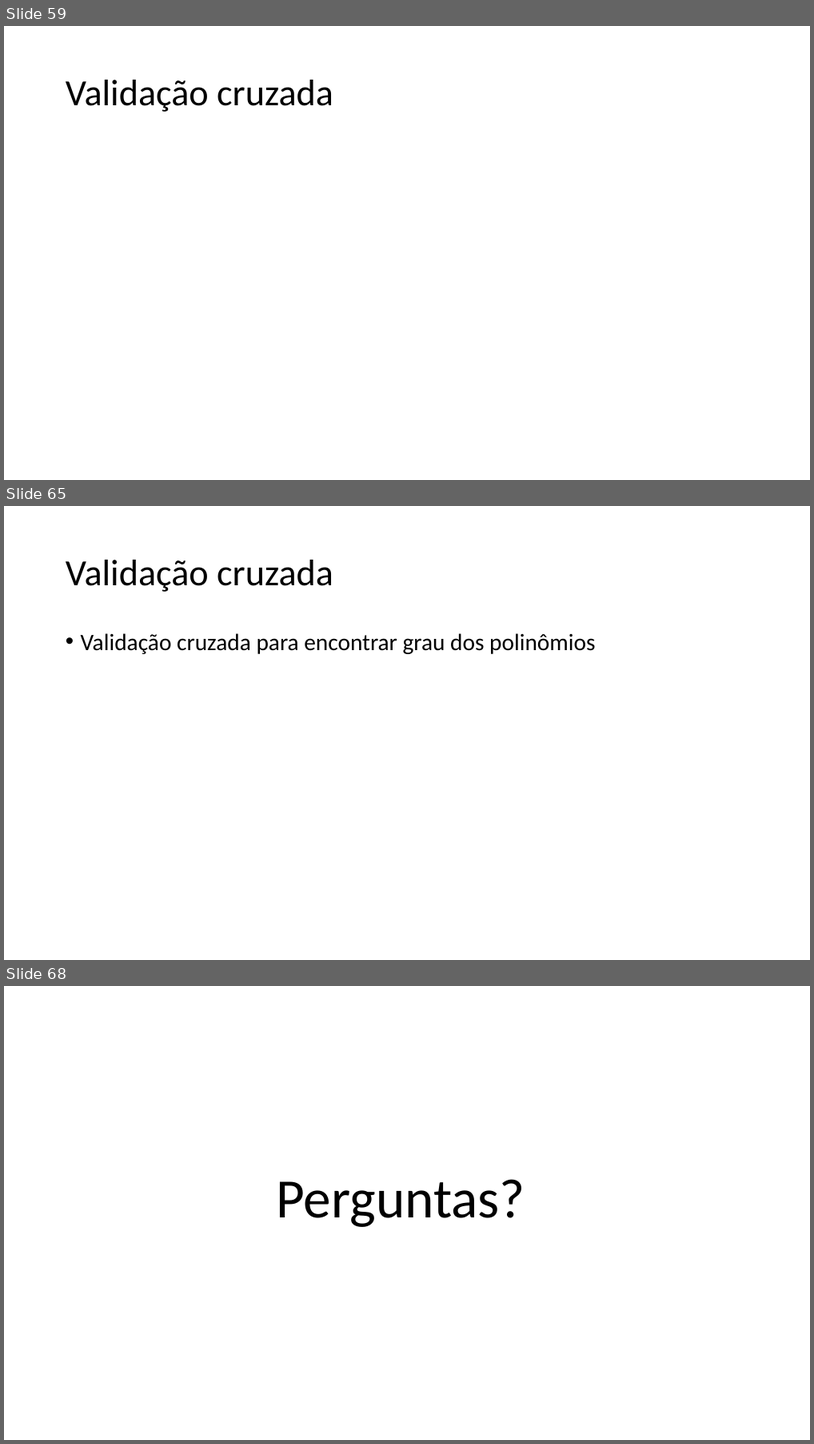
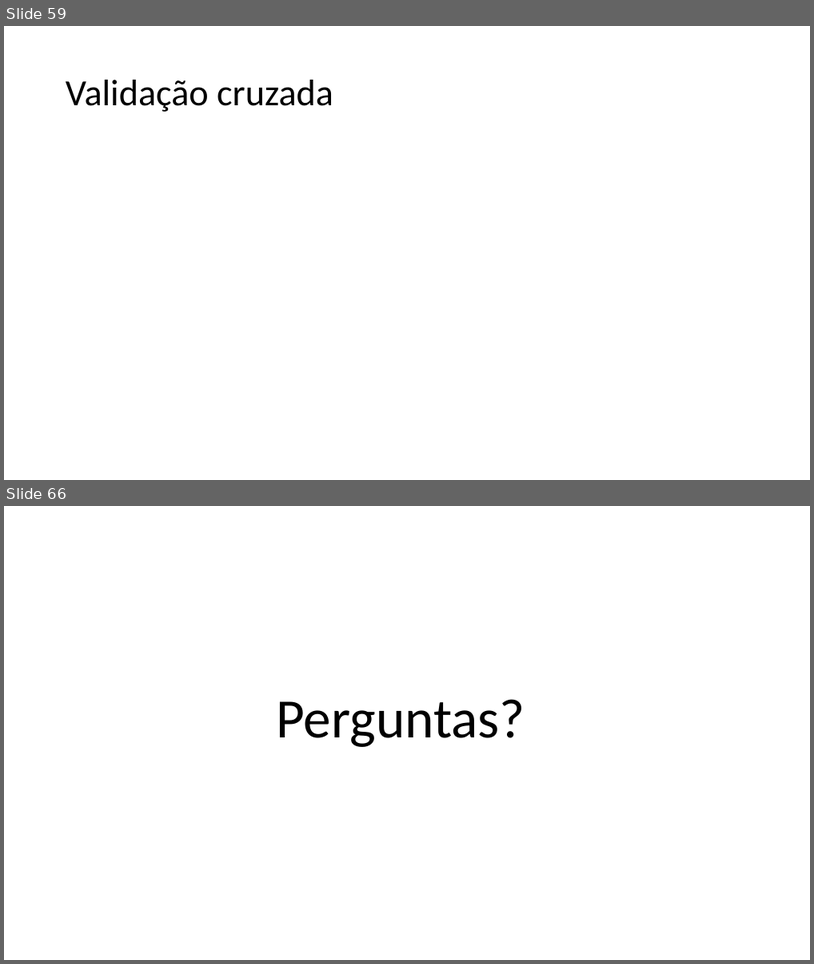
Before and after one commit to zz4fap/c24_inteligencia_artificial, a slide deck: slides/C24_Regressão.pptx. Shown one above the other, each under a label of ours: slides 59, 65 and 68 before the commit, slides 59 and 66 after it; the slides between them are not shown. The pictures are 814x1444 and 814x964 pixels, drawn with LibreOffice and Linux fonts; fonts in the diff are those of the drawing; grey boxes stand for pictures. Boxes give left, top, right and bottom in pixels: in the first picture for what was removed or moved away, otherwise in the second. Text is boxed around its words. In the diff, an @@ line names an element or a change of style, - is before the commit and + after.

```diff
--- a/slides/C24_Regressão.pptx
+++ b/slides/C24_Regressão.pptx
@@ slide 65 removed at [4,506,810,960], background #FFFFFF @@
@@ title removed at [66,560,334,592] @@
-Validação cruzada
@@ text removed at [81,633,595,654] @@
-• Validação cruzada para encontrar grau dos polinômios
@@ what was slide 68 is now slide 66 @@
```
Also in this commit, not shown: 7 slides changed, 3 slides added, 4 other slides removed, 2 other files.
